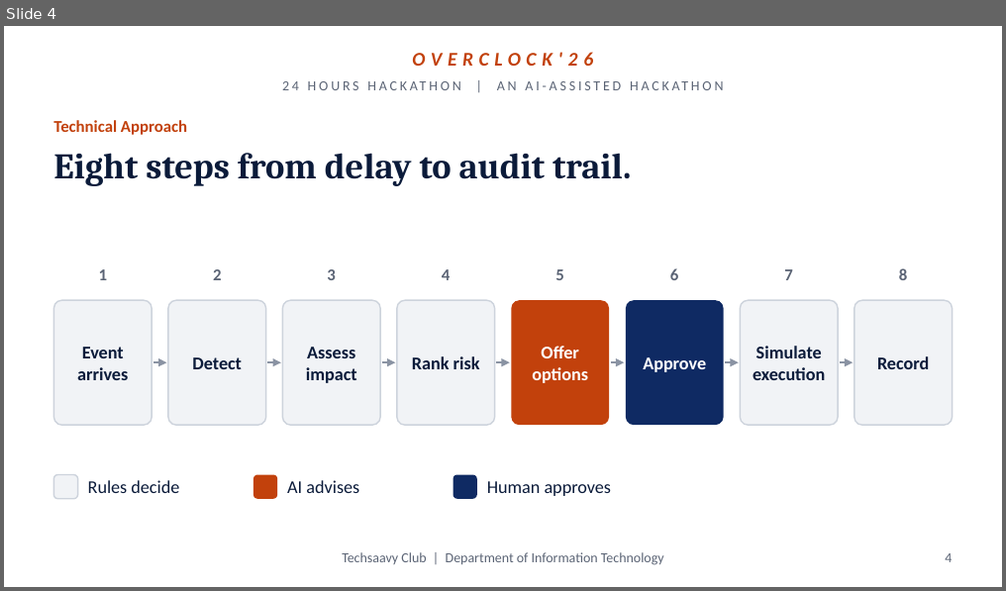
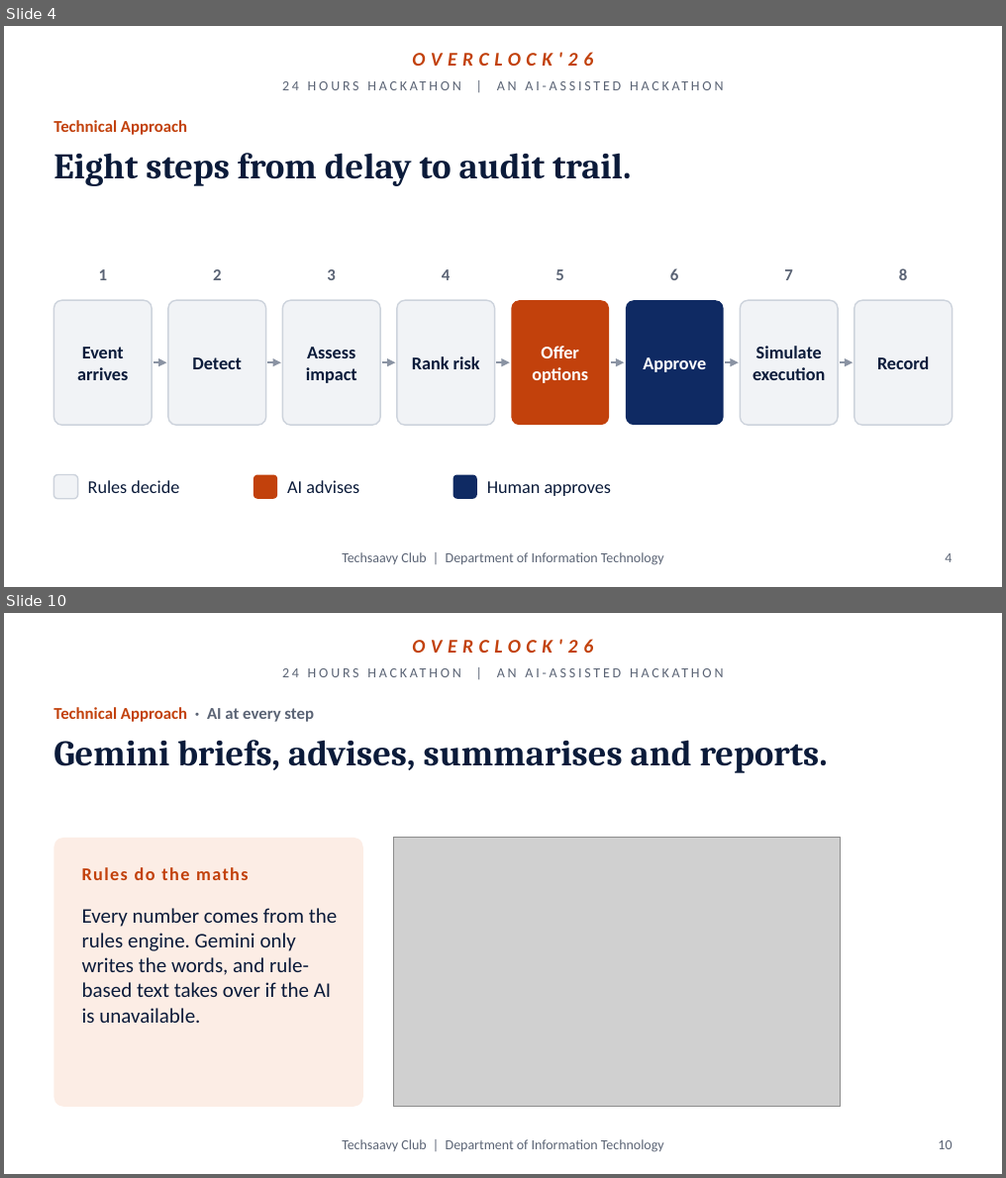
Before and after one commit to RakeshKumar-18/disruptionIQ, a slide deck: docs/DisruptionIQ_Overclock26.pptx. Shown one above the other, each under a label of ours: slide 4 before the commit, slides 4 and 10 after it; the slides between them are not shown. The pictures are 1006x591 and 1006x1178 pixels, drawn with LibreOffice and Linux fonts; fonts in the diff are those of the drawing; grey boxes stand for pictures; background and template pictures are left out. Boxes give left, top, right and bottom in pixels: in the first picture for what was removed or moved away, otherwise in the second. Text is boxed around its words. In the diff, an @@ line names an element or a change of style, - is before the commit and + after.

```diff
--- a/docs/DisruptionIQ_Overclock26.pptx
+++ b/docs/DisruptionIQ_Overclock26.pptx
@@ slide 10 added at [4, 613, 1002, 1174], background #FFFFFF; not listed: 3 template elements that a slide beside it also shows @@
@@ text added at [54, 707, 314, 722], 12 pt, text #C2410C, bold @@
+Technical Approach · AI at every step
@@ title added at [54, 740, 828, 773], 26 pt, text #0B1B3A, bold @@
+Gemini briefs, advises, summarises and reports.
@@ rounded rectangle added at [54, 838, 363, 1107], fill #FCEDE5 @@
@@ picture added at [393, 838, 841, 1107] @@
@@ text added at [82, 867, 248, 880], 13 pt, text #C2410C, bold @@
+Rules do the maths
@@ text added at [82, 908, 337, 1023], 15 pt, text #0B1B3A @@
+Every number comes from the rules engine. Gemini only writes the words, and rule-based text takes over if the AI is unavailable.
@@ page number added at [938, 1141, 951, 1150], 10 pt, text #5B6475 @@
+10
```
Also in this commit, not shown: 6 slides changed, 3 other slides added, 1 slide removed, 2 other files.
